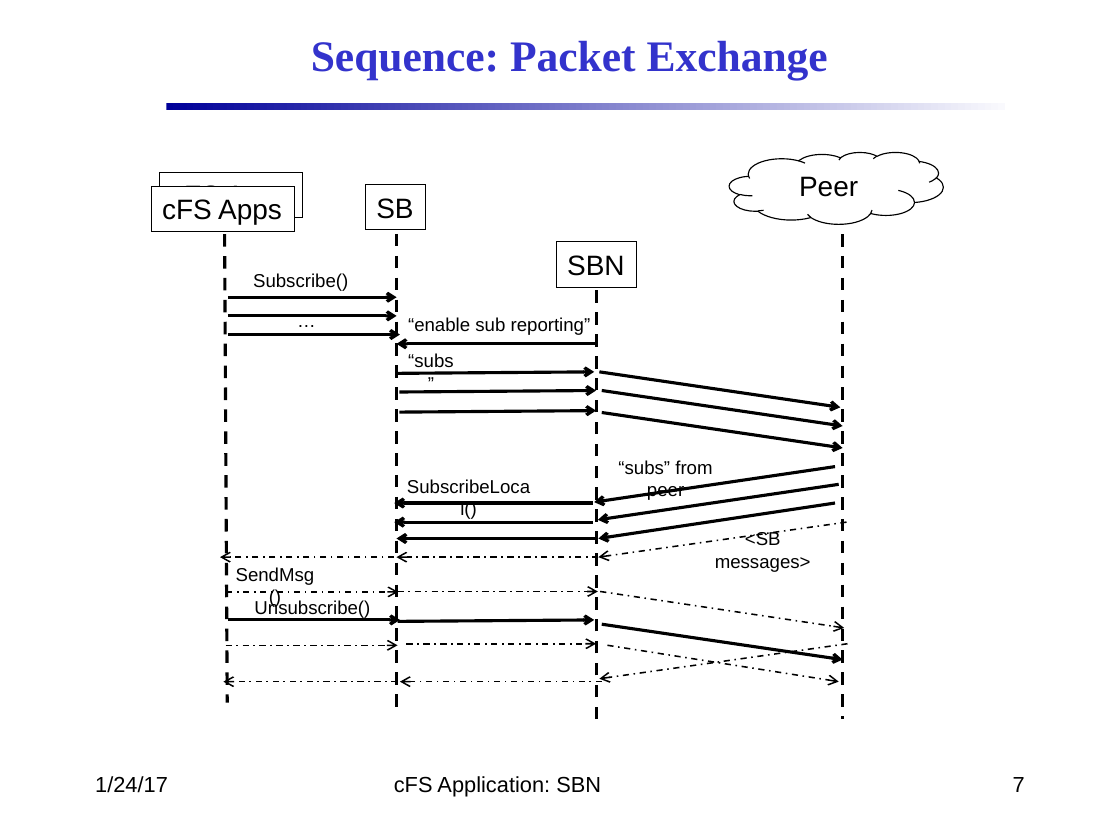
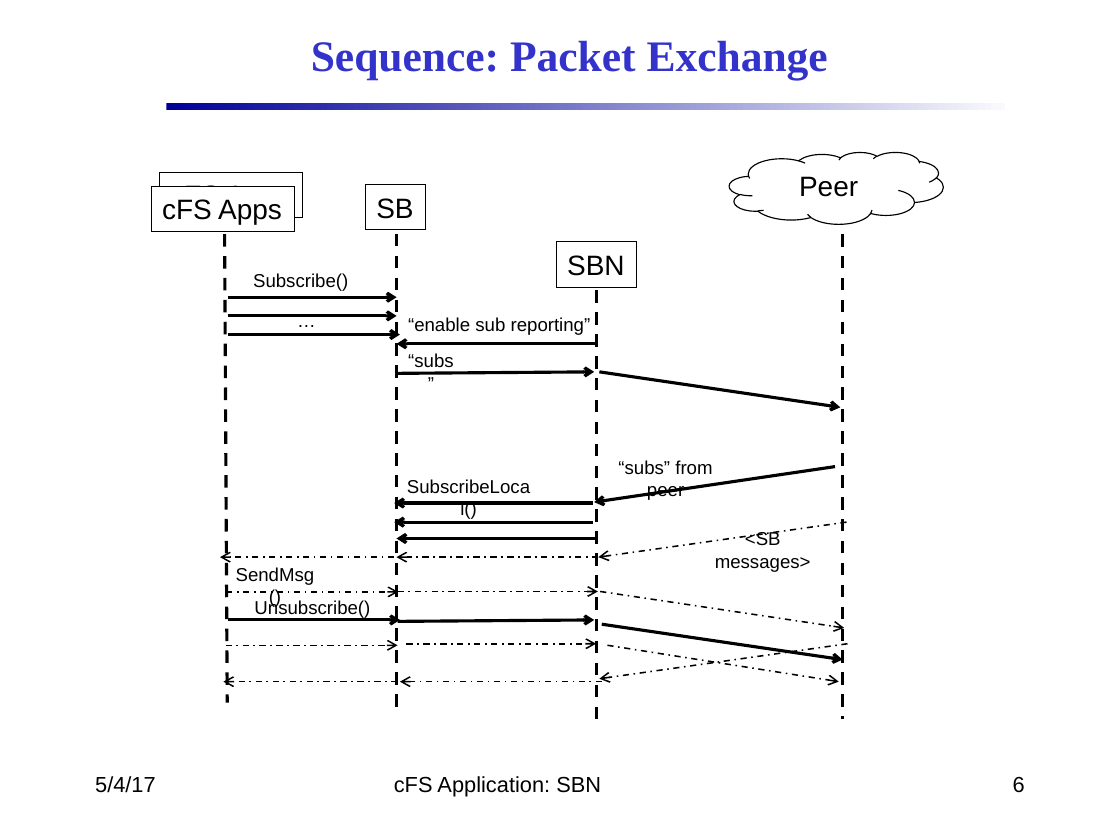
Before and after one commit to nasa/SBN, a slide deck: slide 6 of docs/SBN_Design.pptx (slide 7 before the commit). Drawn at 1120x840 pixels with LibreOffice and Linux fonts; fonts in the diff are those of the drawing; background and template pictures are left out. Boxes give left, top, right and bottom in pixels: in the first picture for what was removed or moved away, otherwise in the second. Text is boxed around its words. In the diff, an @@ line names an element or a change of style, - is before the commit and + after.

```diff
--- a/docs/SBN_Design.pptx
+++ b/docs/SBN_Design.pptx
@@ arrow removed from (400, 392) to (596, 391) @@
@@ arrow removed from (400, 412) to (596, 411) @@
@@ arrow removed from (601, 391) to (842, 426) @@
@@ arrow removed from (601, 412) to (842, 448) @@
@@ arrow removed from (839, 484) to (598, 520) @@
@@ arrow removed from (836, 503) to (598, 539) @@
@@ text at (95, 776, 156, 793): text changed @@
-1/24/17
+5/4/17
@@ page number at (1013, 777, 1025, 793): text changed @@
-7
+6
```
Also in this commit, not shown: 19 other slides changed, 1 slide added.
